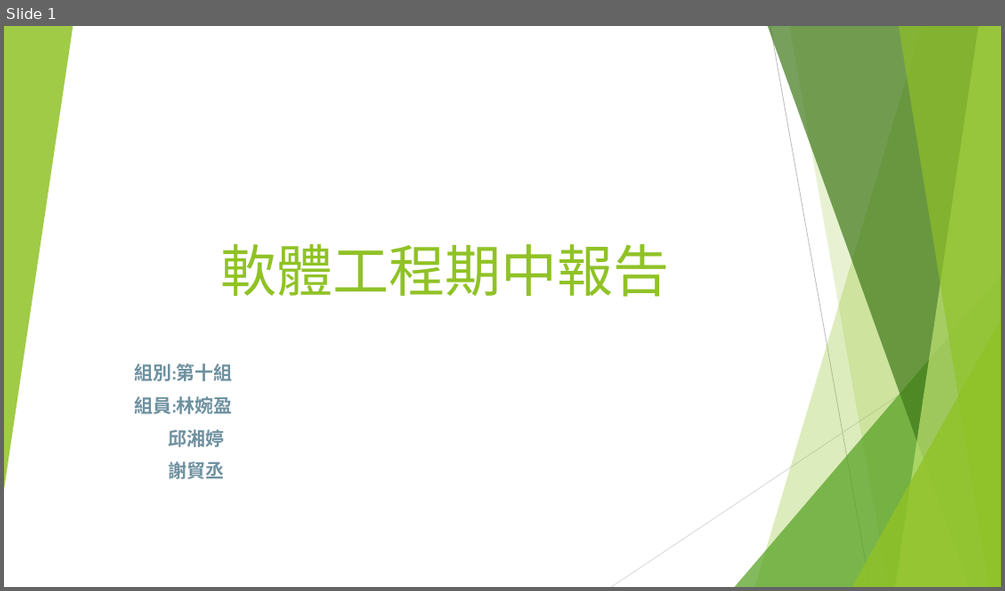
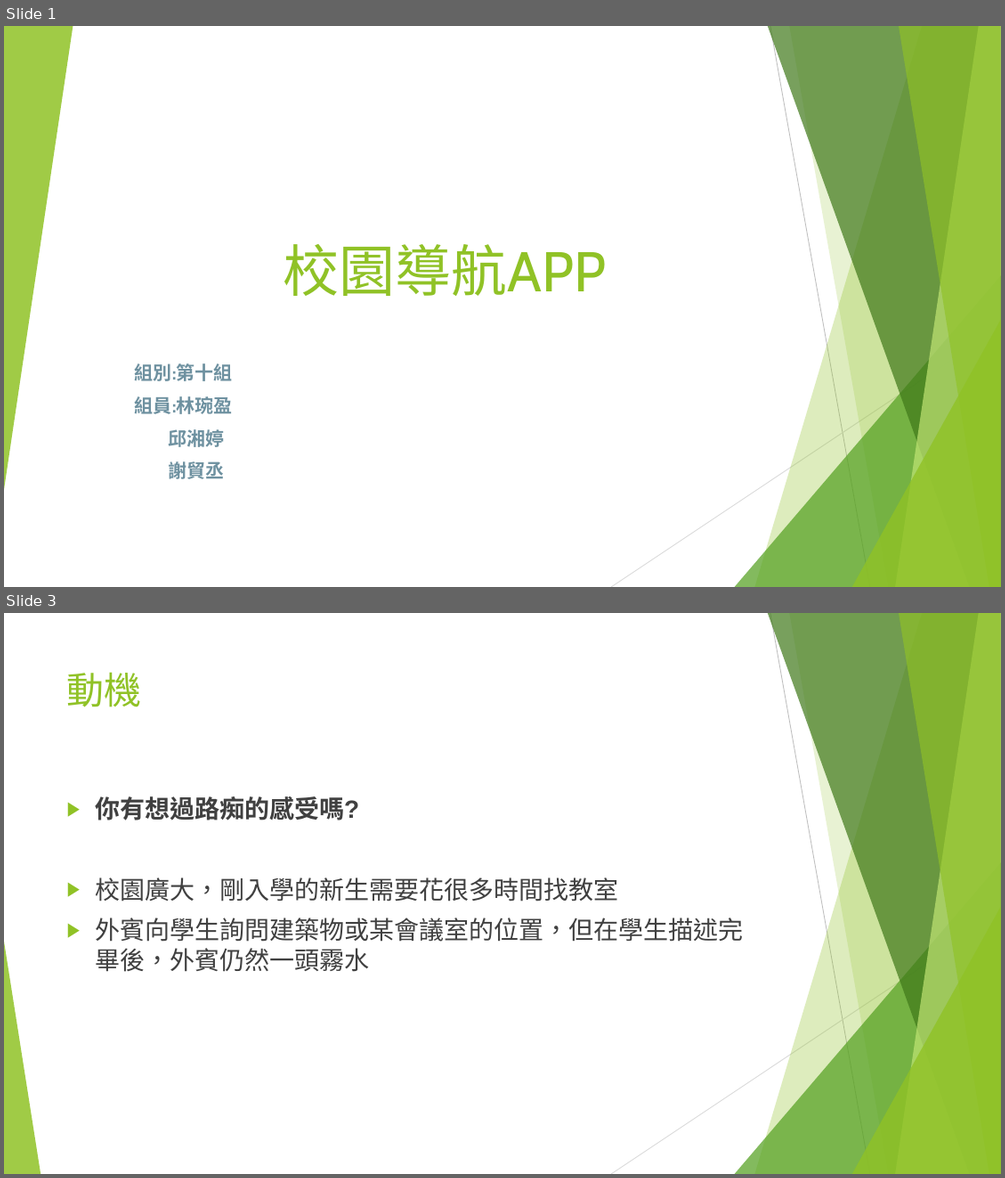
Before and after one commit to 0551102/107_SE_Team-10, a slide deck: 軟工期中v2.pptx. Shown one above the other, each under a label of ours: slide 1 before the commit, slides 1 and 3 after it; the slides between them are not shown. The pictures are 1005x591 and 1005x1178 pixels, drawn with LibreOffice and Linux fonts; fonts in the diff are those of the drawing. Boxes give left, top, right and bottom in pixels: in the first picture for what was removed or moved away, otherwise in the second. Text is boxed around its words. In the diff, an @@ line names an element or a change of style, - is before the commit and + after.

```diff
--- a/軟工期中v2.pptx
+++ b/軟工期中v2.pptx
@@ slide 3 added at box(4, 613, 1001, 1174), background #FFFFFF; not listed: 9 template elements that a slide beside it also shows @@
@@ title added at box(67, 672, 142, 707), 36 pt, text #90C226 @@
+動機
@@ text added at box(95, 796, 743, 972), 24 pt, text #404040 @@
+▶ 你有想過路痴的感受嗎?
+▶ 校園廣大，剛入學的新生需要花很多時間找教室
+▶ 外賓向學生詢問建築物或某會議室的位置，但在學生描述完畢後，外賓仍然一頭霧水
@@ triangle added at box(4, 941, 40, 1174), fill #90C226 at 85% opacity @@
@@ slide 1 changed as well @@
@@ title at box(283, 244, 607, 296): text changed @@
-軟體工程期中報告
+校園導航APP
@@ subtitle at box(135, 396, 233, 414): text changed @@
-組員:林婉盈
+組員:林琬盈
```
Also in this commit, not shown: 5 other slides changed, 3 other slides added, 2 slides removed, 1 other file.
